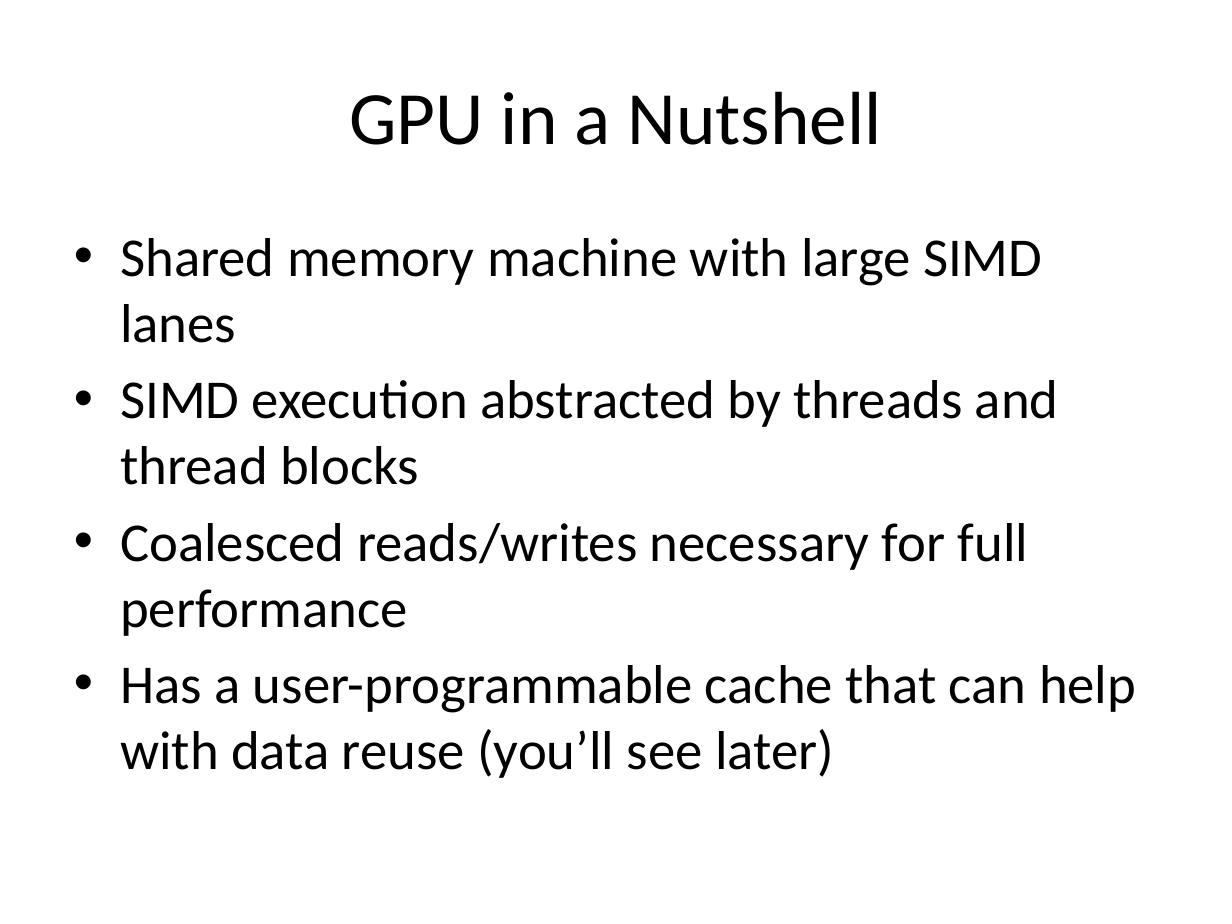
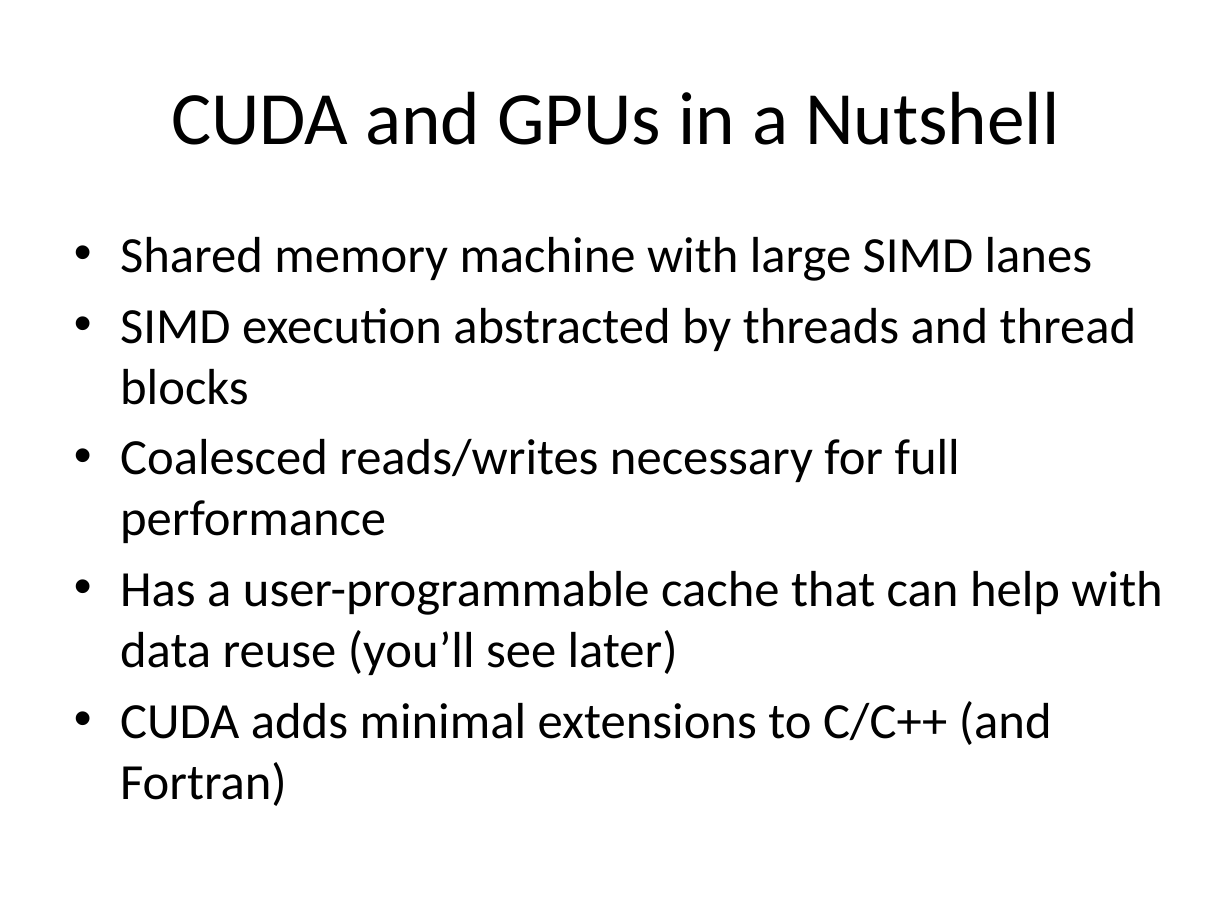
Before and after one commit to sellitforcache/cuda_tut, a slide deck: slide 2 of cuda_tut.pptx. Drawn at 1232x924 pixels with LibreOffice and Linux fonts; fonts in the diff are those of the drawing. Boxes give left, top, right and bottom in pixels: in the first picture for what was removed or moved away, otherwise in the second. Text is boxed around its words. In the diff, an @@ line names an element or a change of style, - is before the commit and + after.

```diff
--- a/cuda_tut.pptx
+++ b/cuda_tut.pptx
@@ title at <box>171,91,1059,145</box>: text changed @@
-GPU in a Nutshell
+CUDA and GPUs in a Nutshell
@@ text at <box>120,237,1162,675</box>: size 32 to 29.6 pt in "Shared memory machine with large SIMD lanes", "SIMD execution abstracted by threads and thread ...", "Coalesced reads/writes necessary for full performance", "Has a user-programmable cache that can help ..." @@
@@ text at <box>120,701,1052,806</box>: paragraph added @@
+• CUDA adds minimal extensions to C/C++ (and Fortran)
```
Also in this commit, not shown: 5 other slides changed, 3 slides added, 1 slide removed.
